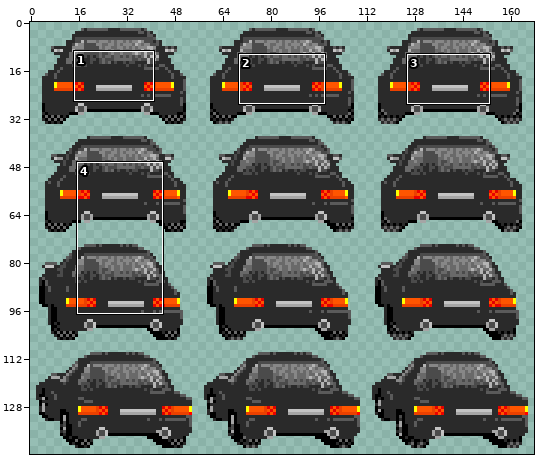
Two versions of one sprite sheet, assets/car-sheet-coupe-black.png. The first picture is a wide view before the edit; the outline marks the close-up.
Close-up. Earlier state:
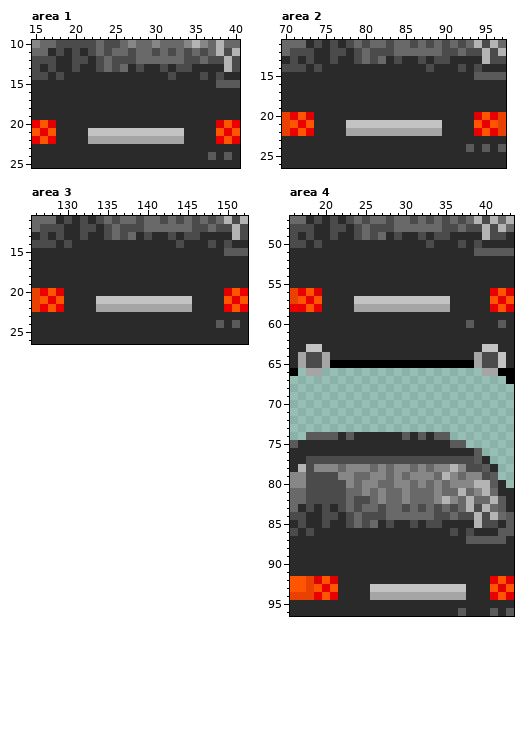
The file is 168x144 pixels. Colours within 5 levels of each other are drawn and written as one. Shown: area 1: x 15..40, y 10..25; area 2: x 70..97, y 11..26; area 3: x 126..152, y 11..26; area 4: x 16..43, y 47..96. The commit also changed other parts of the picture, which this record leaves out.
And afterwards:
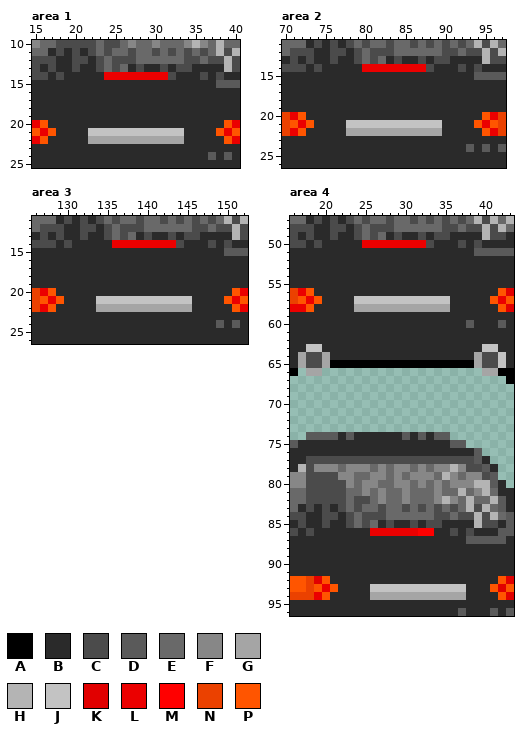
Palette (. is transparent): A #000000  B #2a2a2a  C #4b4b4b  D #5a5a5a  E #696969  F #878787  G #a5a5a5  H #b4b4b4  J #c3c3c3  K #e10000  L #eb0000  M #ff0000  N #eb4100  P #ff5500
Edits made:
Changed rows in their new state; - is an unchanged pixel.
Area 1:
first column x 24:
14 LLLLLLLL
first column x 17:
20 B--------------------B
22 B--------------------B
Area 2:
first column x 80:
14 LLLLLLLL
first column x 73:
20 B--------------------B
22 B--------------------B
Area 3:
first column x 136:
14 LLLLLLLL
first column x 129:
20 B--------------------B
22 B--------------------B
Area 4:
first column x 25:
50 LLLLLLLL
first column x 19:
56 B---------------------B
58 B---------------------B
first column x 26:
86 LLLLLLMM
first column x 21:
92 B-------------------B
94 B-------------------B
